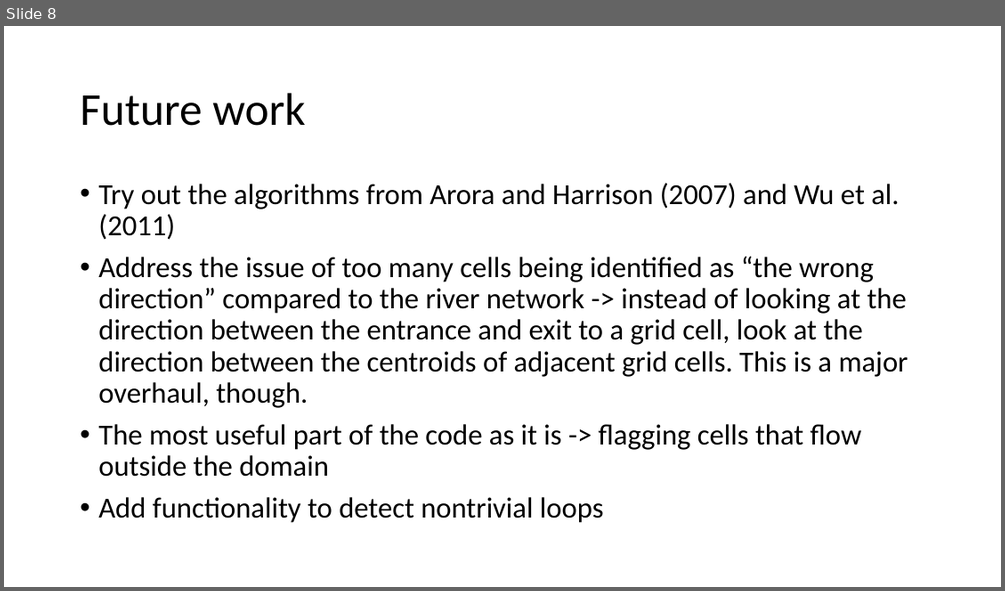
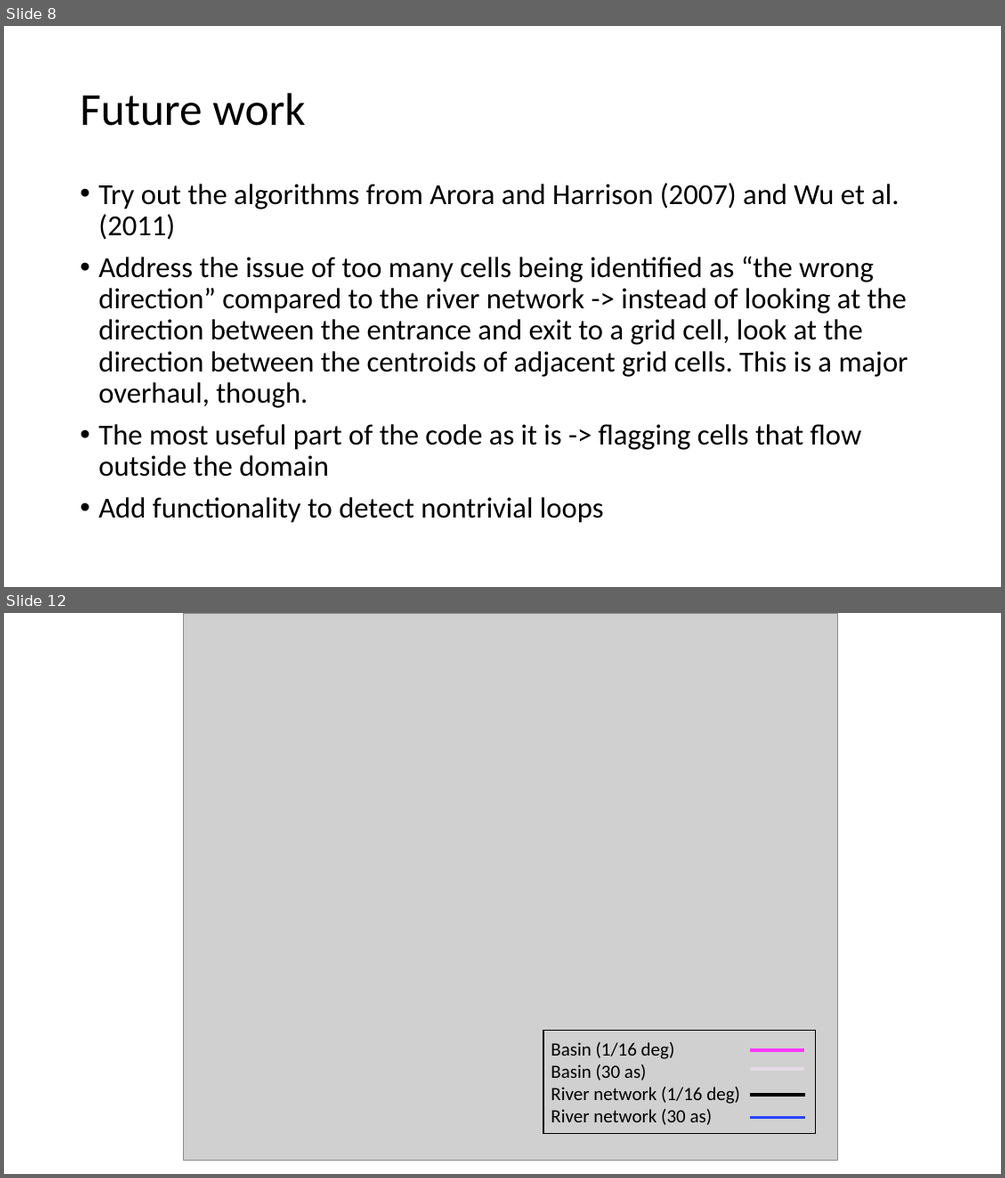
Before and after one commit to jschap1/FlowDirectionToolkit, a slide deck: FlowDirectionCorrections.pptx. Shown one above the other, each under a label of ours: slide 8 before the commit, slides 8 and 12 after it; the slides between them are not shown. The pictures are 1005x591 and 1005x1178 pixels, drawn with LibreOffice and Linux fonts; fonts in the diff are those of the drawing; grey boxes stand for pictures. Boxes give left, top, right and bottom in pixels: in the first picture for what was removed or moved away, otherwise in the second. Text is boxed around its words. In the diff, an @@ line names an element or a change of style, - is before the commit and + after.

```diff
--- a/FlowDirectionCorrections.pptx
+++ b/FlowDirectionCorrections.pptx
@@ slide 12 added at bbox=[4, 613, 1001, 1174], background #FFFFFF @@
@@ picture added at bbox=[184, 613, 838, 1159] @@
@@ group added at bbox=[544, 1030, 816, 1134]: 4 lines, 1 rectangle @@
+Basin (1/16 deg)
+Basin (30 as)
+River network (1/16 deg)
+River network (30 as)
```
Also in this commit, not shown: 1 slide changed, 4 other slides added, 17 other files.
